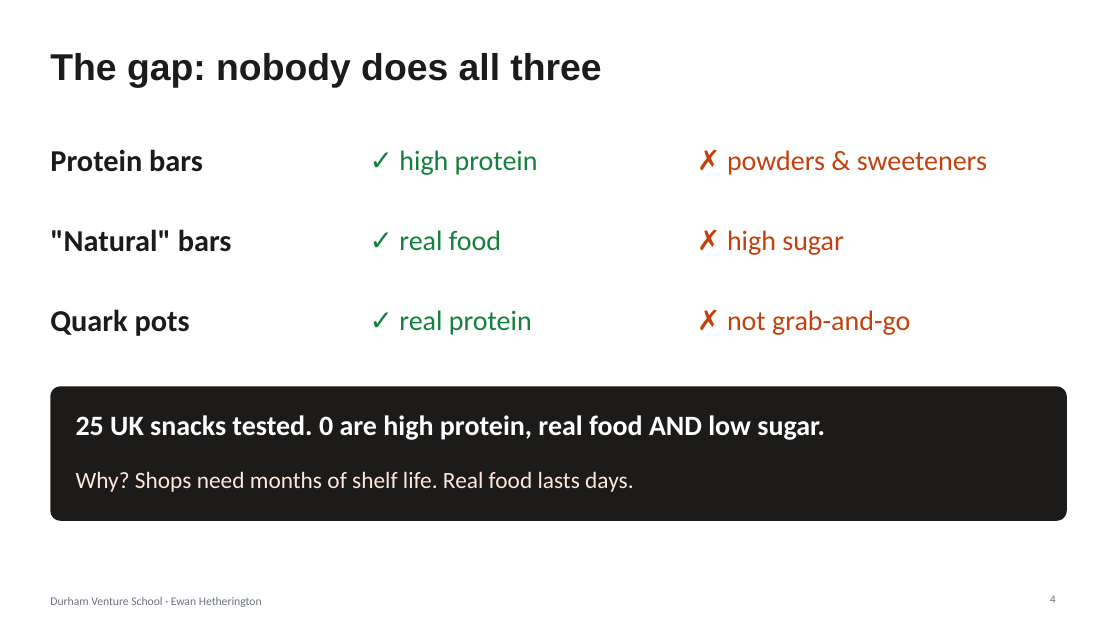
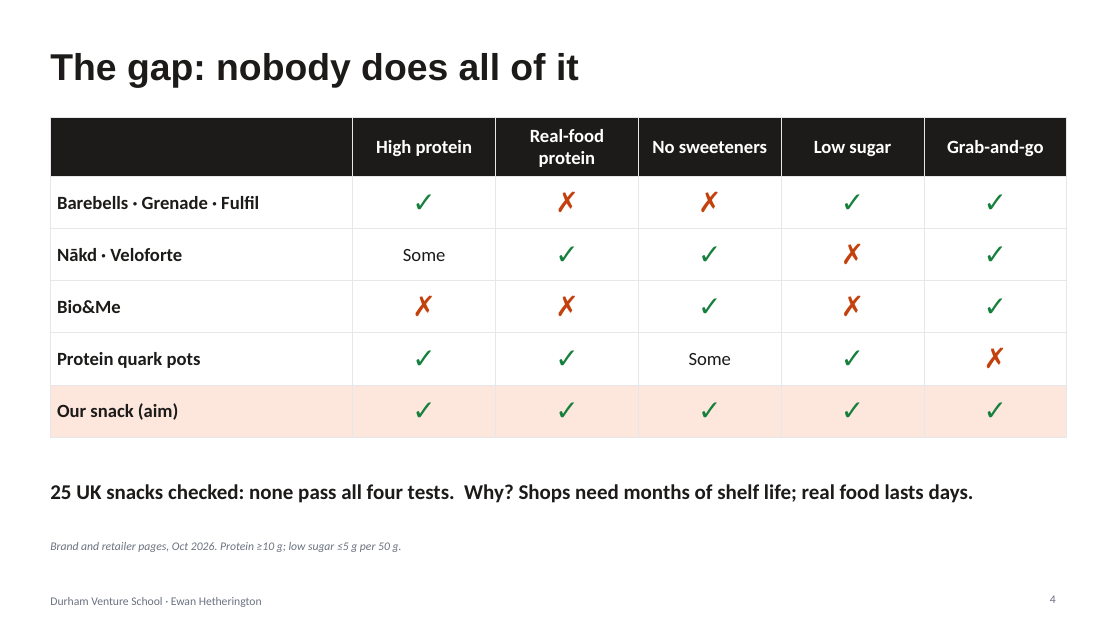
Before and after one commit to ewanh2005-alt/Ewan, a slide deck: slide 4 of 09-pitch/pitch-deck.pptx. Drawn at 1120x630 pixels with LibreOffice and Linux fonts; fonts in the diff are those of the drawing. Boxes give left, top, right and bottom in pixels: in the first picture for what was removed or moved away, otherwise in the second. Text is boxed around its words. In the diff, an @@ line names an element or a change of style, - is before the commit and + after.

```diff
--- a/09-pitch/pitch-deck.pptx
+++ b/09-pitch/pitch-deck.pptx
@@ title at bbox=[50, 53, 579, 87]: text changed @@
-The gap: nobody does all three
+The gap: nobody does all of it
@@ table added at bbox=[50, 118, 1067, 424], 6 rows, 6 columns @@
+ | High protein | Real-food protein | No sweeteners | Low sugar | Grab-and-go
+Barebells · Grenade · Fulfil | ✓ | ✗ | ✗ | ✓ | ✓
+Nākd · Veloforte | Some | ✓ | ✓ | ✗ | ✓
+Bio&Me | ✗ | ✗ | ✓ | ✗ | ✓
+Protein quark pots | ✓ | ✓ | Some | ✓ | ✗
+Our snack (aim) | ✓ | ✓ | ✓ | ✓ | ✓
@@ text removed at bbox=[50, 149, 203, 172] @@
-Protein bars
@@ text removed at bbox=[399, 150, 538, 175] @@
-✓ high protein
@@ text removed at bbox=[727, 150, 987, 175] @@
-✗ powders & sweeteners
@@ text removed at bbox=[50, 229, 232, 252] @@
-"Natural" bars
@@ text removed at bbox=[399, 230, 501, 251] @@
-✓ real food
@@ text removed at bbox=[727, 230, 843, 255] @@
-✗ high sugar
@@ text removed at bbox=[50, 309, 190, 336] @@
-Quark pots
@@ text removed at bbox=[399, 310, 532, 335] @@
-✓ real protein
@@ text removed at bbox=[727, 310, 910, 335] @@
-✗ not grab-and-go
@@ rounded rectangle removed at bbox=[50, 386, 1067, 521] @@
@@ text removed at bbox=[76, 415, 825, 440] @@
-25 UK snacks tested. 0 are high protein, real food AND low sugar.
@@ text at bbox=[50, 484, 974, 503]: text changed; size 20 to 18 pt; text colour #FDE7DC to #1C1B19; bold on @@
-Why? Shops need months of shelf life. Real food lasts days.
+25 UK snacks checked: none pass all four tests. Why? Shops need months of shelf life; real food lasts days.
@@ text added at bbox=[50, 542, 402, 552], 10 pt, text #6B7280, italic @@
+Brand and retailer pages, Oct 2026. Protein ≥10 g; low sugar ≤5 g per 50 g.
```
Also in this commit, not shown: 3 other slides changed, 3 other files.
